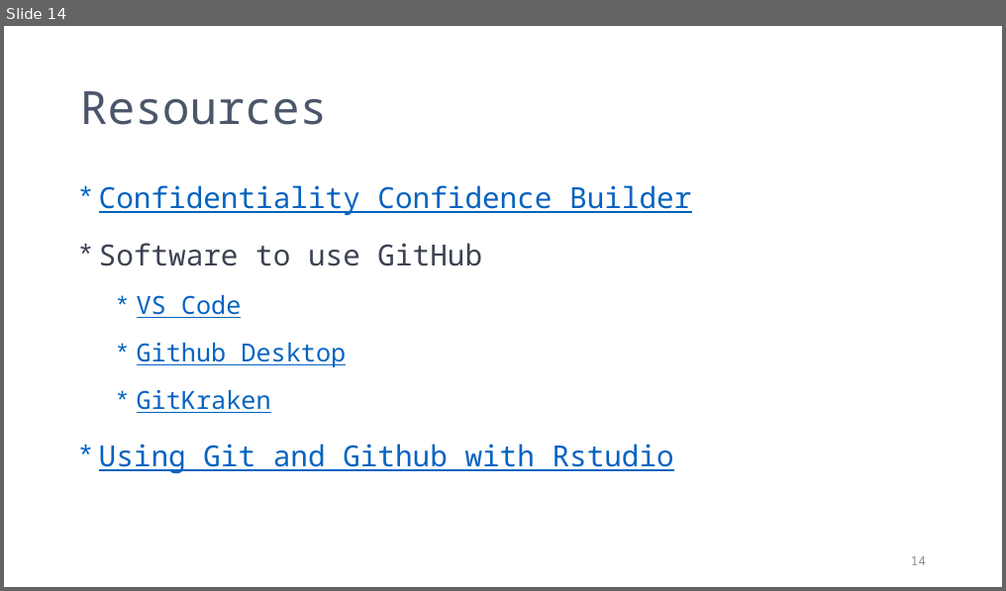
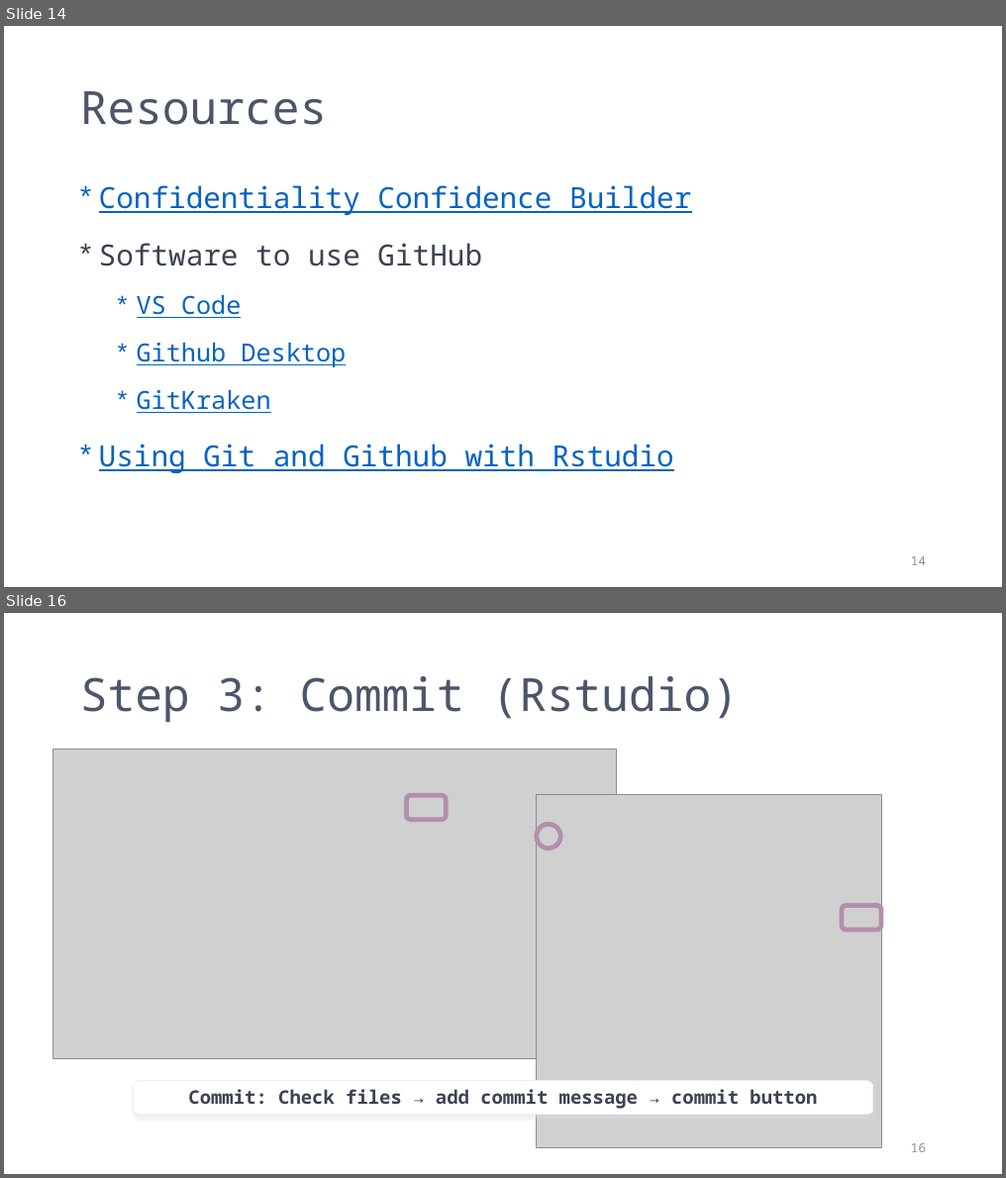
Before and after one commit to PIFSCstockassessments/SAP_github_workflow, a slide deck: docs/GitHub Workflow for SAP.pptx. Shown one above the other, each under a label of ours: slide 14 before the commit, slides 14 and 16 after it; the slides between them are not shown. The pictures are 1006x591 and 1006x1178 pixels, drawn with LibreOffice and Linux fonts; fonts in the diff are those of the drawing; grey boxes stand for pictures. Boxes give left, top, right and bottom in pixels: in the first picture for what was removed or moved away, otherwise in the second. Text is boxed around its words. In the diff, an @@ line names an element or a change of style, - is before the commit and + after.

Commit message:
appends pptx for Rstudio git interface (clone, commit, push)

```diff
--- a/docs/GitHub Workflow for SAP.pptx
+++ b/docs/GitHub Workflow for SAP.pptx
@@ slide 16 added at (x1=4, y1=613, x2=1002, y2=1174), background #FFFFFF @@
@@ title added at (x1=80, y1=676, x2=739, y2=722), 44 pt, text #4C566A @@
+Step 3: Commit (Rstudio)
@@ picture added at (x1=54, y1=750, x2=617, y2=1059) @@
@@ rounded rectangle added at (x1=407, y1=796, x2=447, y2=820), outline #B48EAD 4.5 pt @@
@@ picture added at (x1=537, y1=795, x2=880, y2=1149) @@
@@ ellipse added at (x1=537, y1=824, x2=560, y2=848), outline #B48EAD 4.5 pt @@
@@ rounded rectangle added at (x1=842, y1=906, x2=881, y2=930), outline #B48EAD 4.5 pt @@
@@ rounded rectangle added at (x1=133, y1=1081, x2=873, y2=1115), fill #FFFFFF, outline #ECEFF4 0.75 pt, 18 pt, text #3B4252, bold @@
+Commit: Check files → add commit message → commit button
@@ page number added at (x1=911, y1=1144, x2=926, y2=1153), 12 pt, text #8C8C8C @@
+16
```
Also in this commit, not shown: 2 other slides added.
